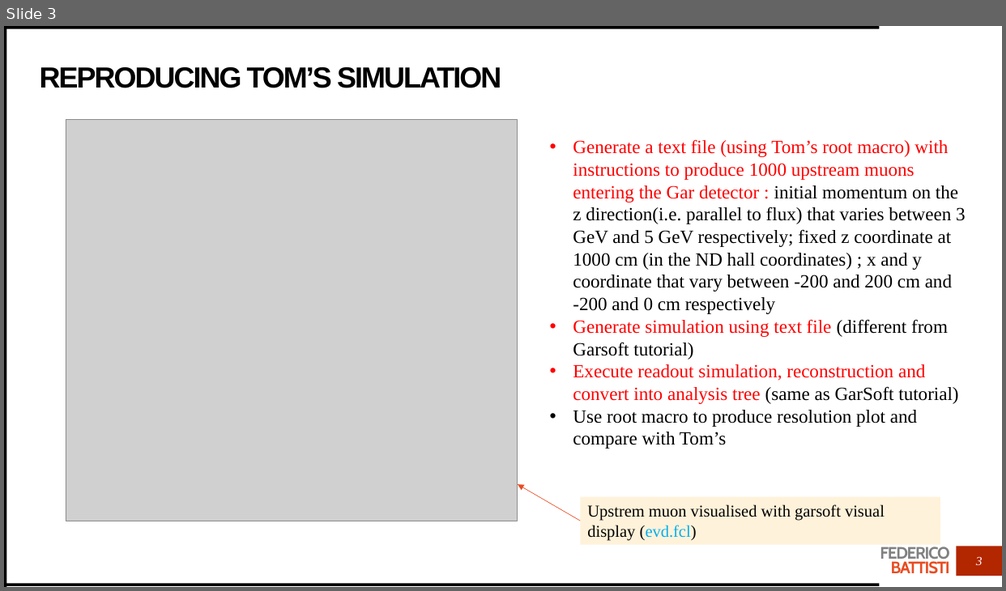
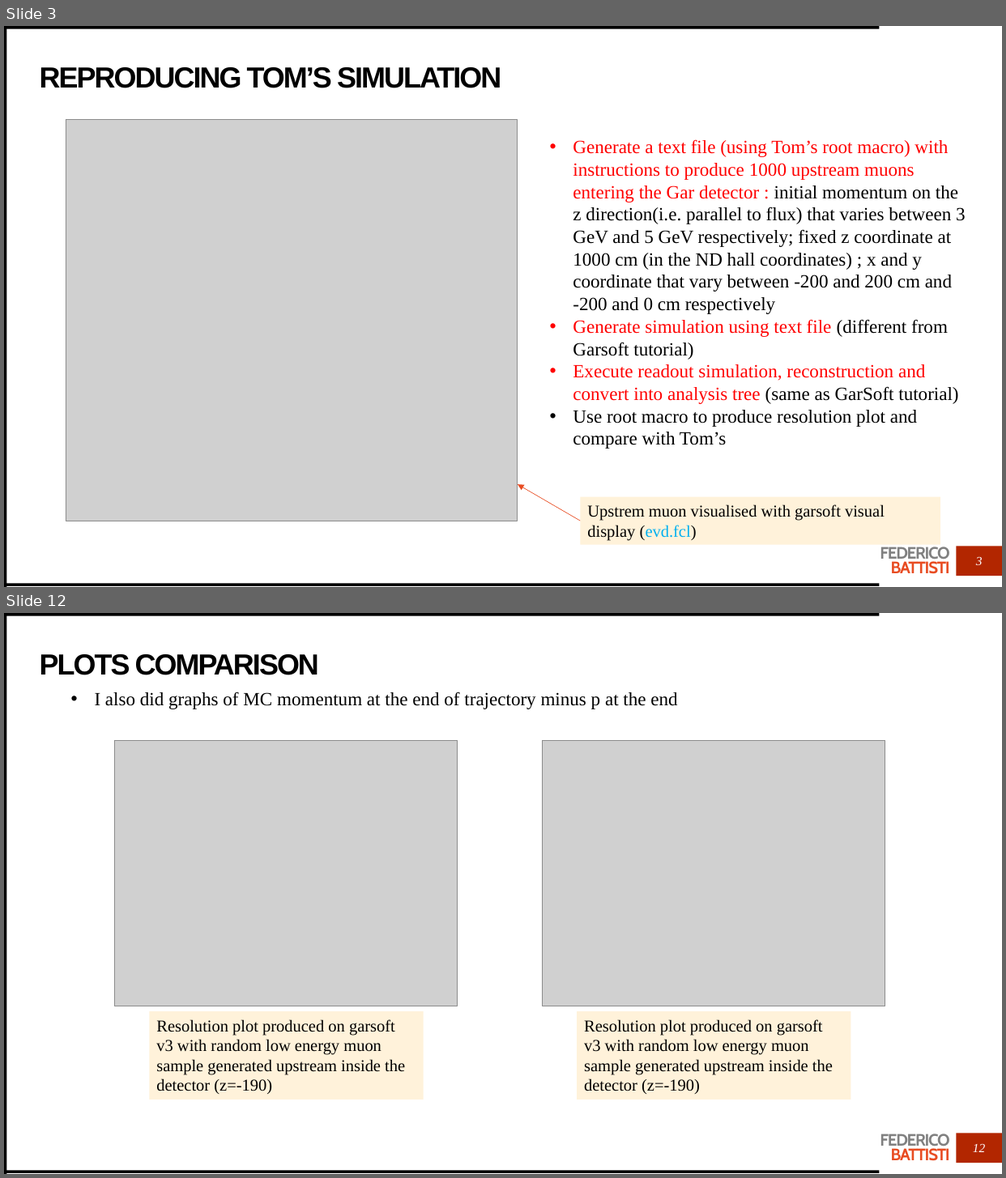
Before and after one commit to Trenchcoat95/OxfordCode, a slide deck: Simulation Exercise.pptx. Shown one above the other, each under a label of ours: slide 3 before the commit, slides 3 and 12 after it; the slides between them are not shown. The pictures are 1006x591 and 1006x1178 pixels, drawn with LibreOffice and Linux fonts; fonts in the diff are those of the drawing; grey boxes stand for pictures. Boxes give left, top, right and bottom in pixels: in the first picture for what was removed or moved away, otherwise in the second. Text is boxed around its words. In the diff, an @@ line names an element or a change of style, - is before the commit and + after.

Commit message:
First plots with garsoft v3

```diff
--- a/Simulation Exercise.pptx
+++ b/Simulation Exercise.pptx
@@ slide 12 added at (4, 613, 1002, 1174), background #FFFFFF; not listed: 5 template elements that a slide beside it also shows @@
@@ title added at (40, 654, 319, 675), 28 pt, text #000000, bold @@
+PLOTS COMPARISON
@@ text added at (95, 692, 677, 709), 18 pt, text #000000 @@
+• I also did graphs of MC momentum at the end of trajectory minus p at the end
@@ picture added at (115, 740, 458, 1006) @@
@@ picture added at (543, 740, 885, 1006) @@
@@ rectangle added at (149, 1012, 424, 1101), fill #FFF2DA, 16 pt, text #000000 @@
+Resolution plot produced on garsoft v3 with random low energy muon sample generated upstream inside the detector (z=-190)
@@ rectangle added at (577, 1012, 850, 1101), fill #FFF2DA, 16 pt, text #000000 @@
+Resolution plot produced on garsoft v3 with random low energy muon sample generated upstream inside the detector (z=-190)
@@ page number added at (973, 1144, 985, 1152), 12 pt, text #FFFFFF, italic @@
+12
```
Also in this commit, not shown: 1 slide changed, 9 other slides added, 1 slide removed, 34 other files.
